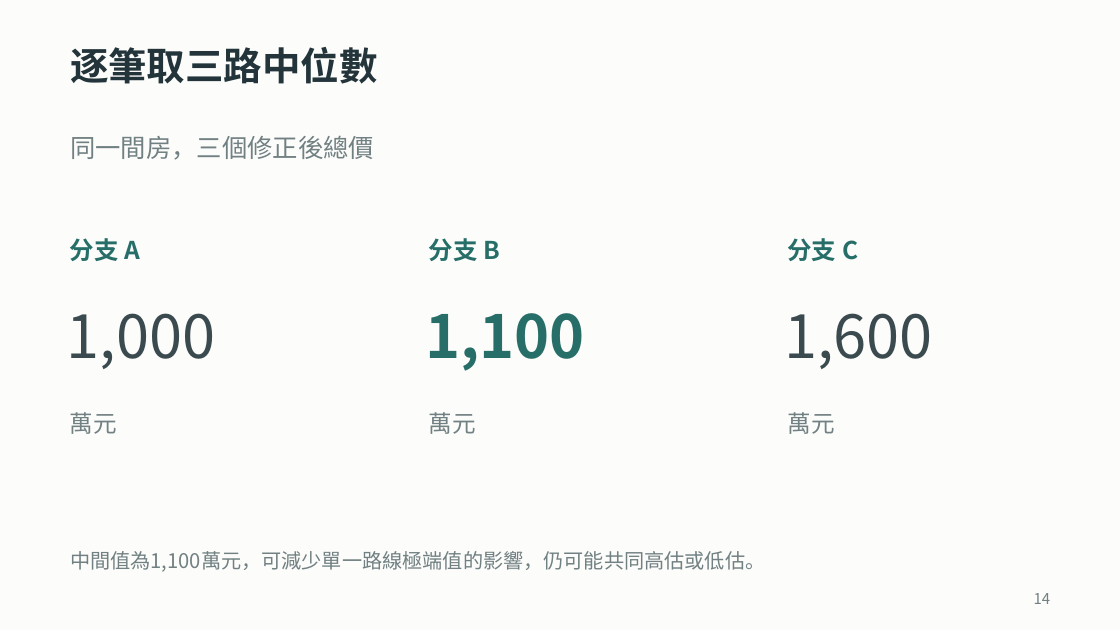
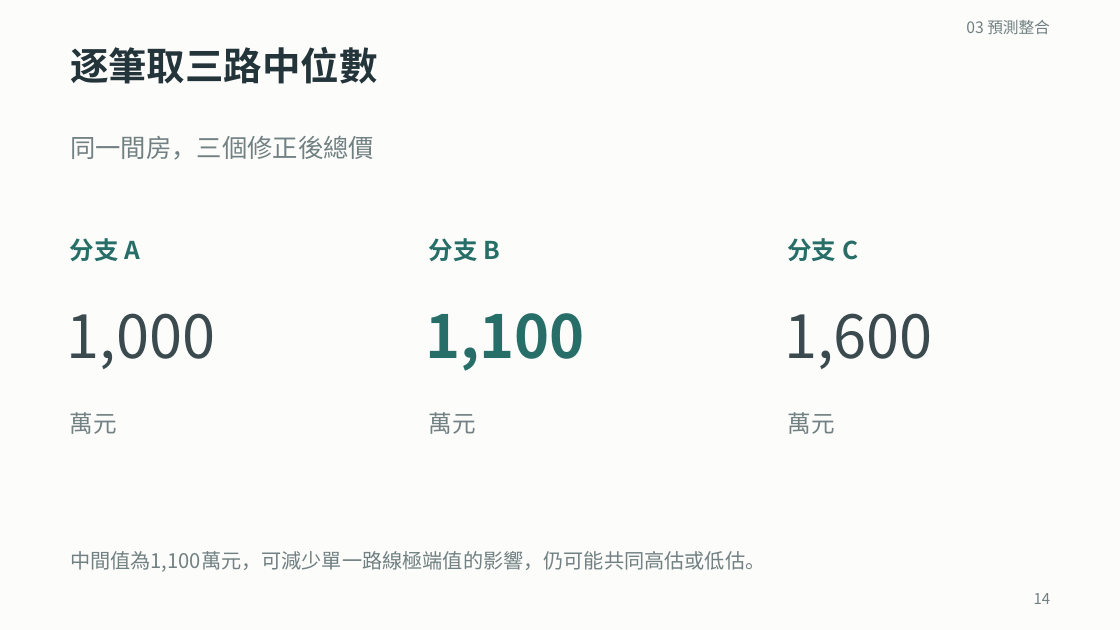
Before and after one commit to ziyi930108/nycu-house-price-regression, a slide deck: slide 14 of teaching/final_presentation/台灣房屋銷售價格預測挑戰賽_上台簡報.pptx. Drawn at 1120x630 pixels with LibreOffice and Linux fonts; fonts in the diff are those of the drawing. Boxes give left, top, right and bottom in pixels: in the first picture for what was removed or moved away, otherwise in the second. Text is boxed around its words. In the diff, an @@ line names an element or a change of style, - is before the commit and + after.

```diff
--- a/teaching/final_presentation/台灣房屋銷售價格預測挑戰賽_上台簡報.pptx
+++ b/teaching/final_presentation/台灣房屋銷售價格預測挑戰賽_上台簡報.pptx
@@ text added at (966,20,1050,34), 13.5 pt, text #718082 @@
+03 預測整合
```
Also in this commit, not shown: 13 other slides changed, 1 slide added, 1 slide removed, 25 other files.
